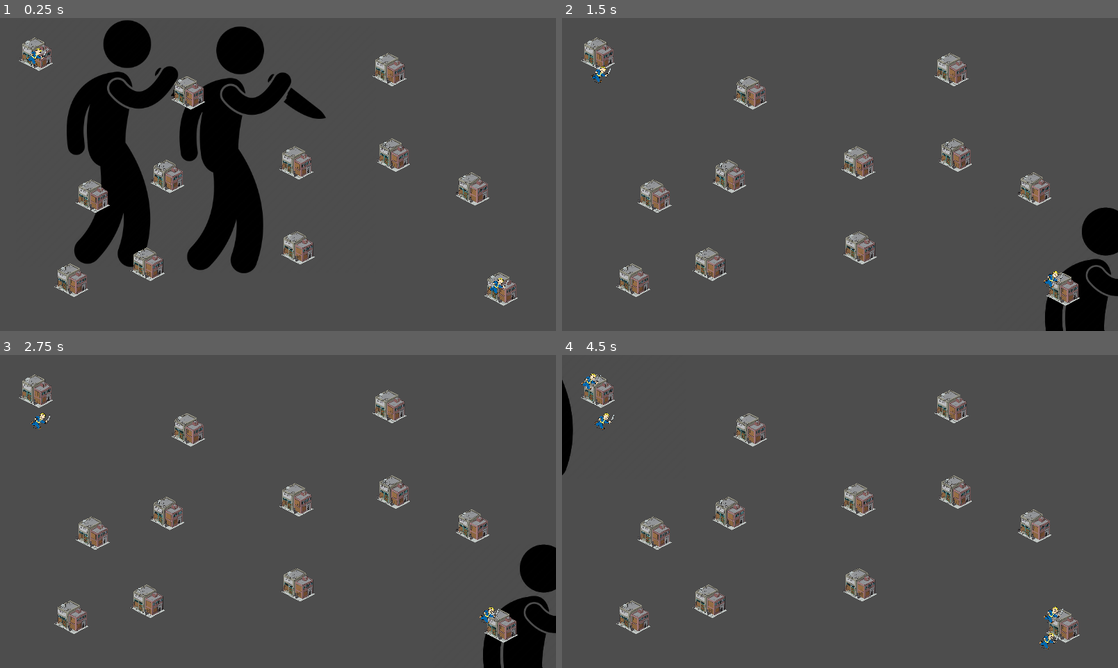
Above: before the commit, frames 1-4 (two rows, left to right).
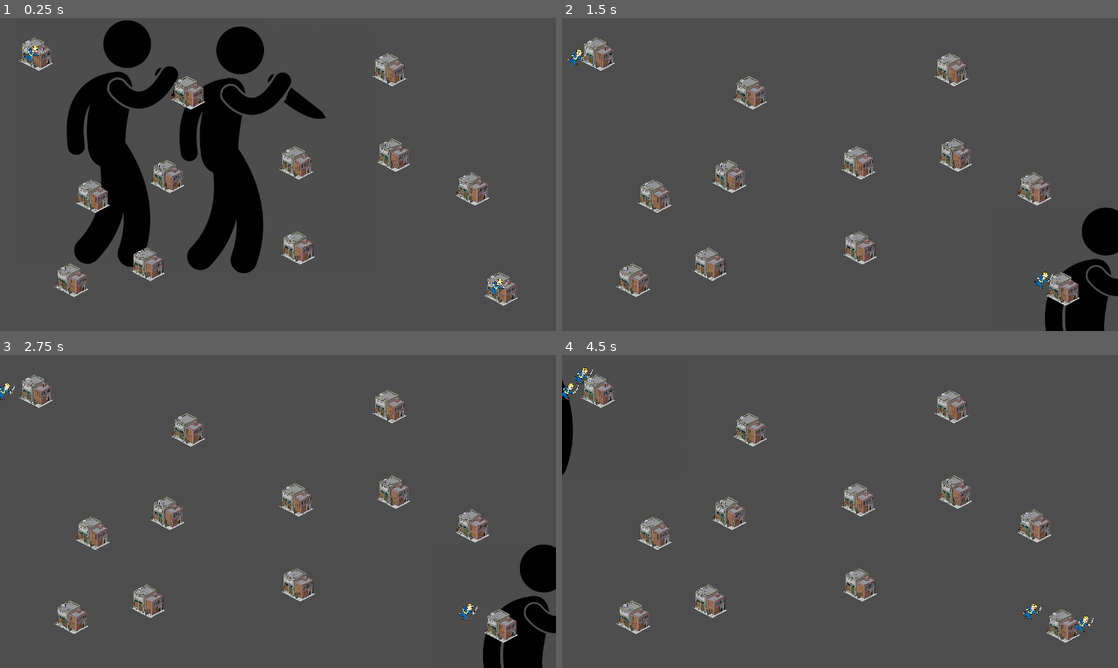
Above: after the commit, the same moments.

Repository: Alfenstein8/createjam
Game: Godot game, scene res://scenes/level.tscn
Same seed, same stepped clock (60 frames per second), same inputs: the game is played once before the commit and once after it.
Inputs:
- Up to frame 1 (0.25 s): no input
- Up to frame 2 (1.5 s): hold D (p1_right) 0.53-1.28 s; hold S (p1_down) from 1.28 s (still down)
- Up to frame 3 (2.75 s): release S (p1_down) at 2.03 s; hold D (p1_right) from 2.03 s (still down)
- Up to frame 4 (4.5 s): tap Enter at 2.75 s; release D (p1_right) at 2.78 s; hold W (p1_up) 2.78-3.53 s; hold A (p1_left) from 3.53 s (still down)

The runs differ from the first frame. In frame 1, 0.2% of the frame differs, in the area x 4-92%, y 8-89%; in frame 2, 0.3%; in frame 3, 0.3%; in frame 4, 0.6%, in the area x 0-96%, y 4-94%.

Commit message:
Buy building

Diff:
--- a/Scripts/building.gd
+++ b/Scripts/building.gd
@@ -1,10 +1,10 @@
 extends Node2D
 var spawn_timer = 0
-var spawn_time = 3
+@export var spawn_time = 3
 var enemy_scene
 var spawn_radius = 70
 @export var player_owner:Node2D
-var cost = 0
+@export var cost = 10
 var gangmembers = []
 
 # Called when the node enters the scene tree for the first time.
@@ -19,18 +19,27 @@
 	spawn_timer -= delta
 
 func buy(player:Node2D):
+	if(player.gangmembers.count < cost): return false
 	player_owner = player
+	for i in cost:
+		var new_gangmember = player.gangmembers.pop_back()
+		gangmembers.append(new_gangmember)
+		set_gangmember(new_gangmember)
+	return true
 
 func spawner():
 	if(player_owner == null): return
 	if(spawn_timer <= 0):
 		spawn_timer = spawn_time
-		var new_enemy:Node2D = enemy_scene.instantiate()
-		var spawn_pos:Vector2 = position+Vector2(randf_range(-spawn_radius,spawn_radius),randf_range(-spawn_radius,spawn_radius))
-		new_enemy.position = position
-		new_enemy.building = self
-		new_enemy.go_to(spawn_pos)
-		new_enemy.player_owner = player_owner
-		new_enemy.state = new_enemy.mv_state.IDLE
-		gangmembers.append(new_enemy)
-		get_parent().add_child(new_enemy)
+		var new_gangmember:Node2D = enemy_scene.instantiate()
+		set_gangmember(new_gangmember)
+		new_gangmember.position = position
+		gangmembers.append(new_gangmember)
+		get_parent().add_child(new_gangmember)
+
+func set_gangmember(gangmember:Node2D):
+	var spawn_pos:Vector2 = position+Vector2(randf_range(-spawn_radius,spawn_radius),randf_range(-spawn_radius,spawn_radius))
+	gangmember.building = self
+	gangmember.go_to(spawn_pos)
+	gangmember.player_owner = player_owner
+	gangmember.state = gangmember.mv_state.IDLE
